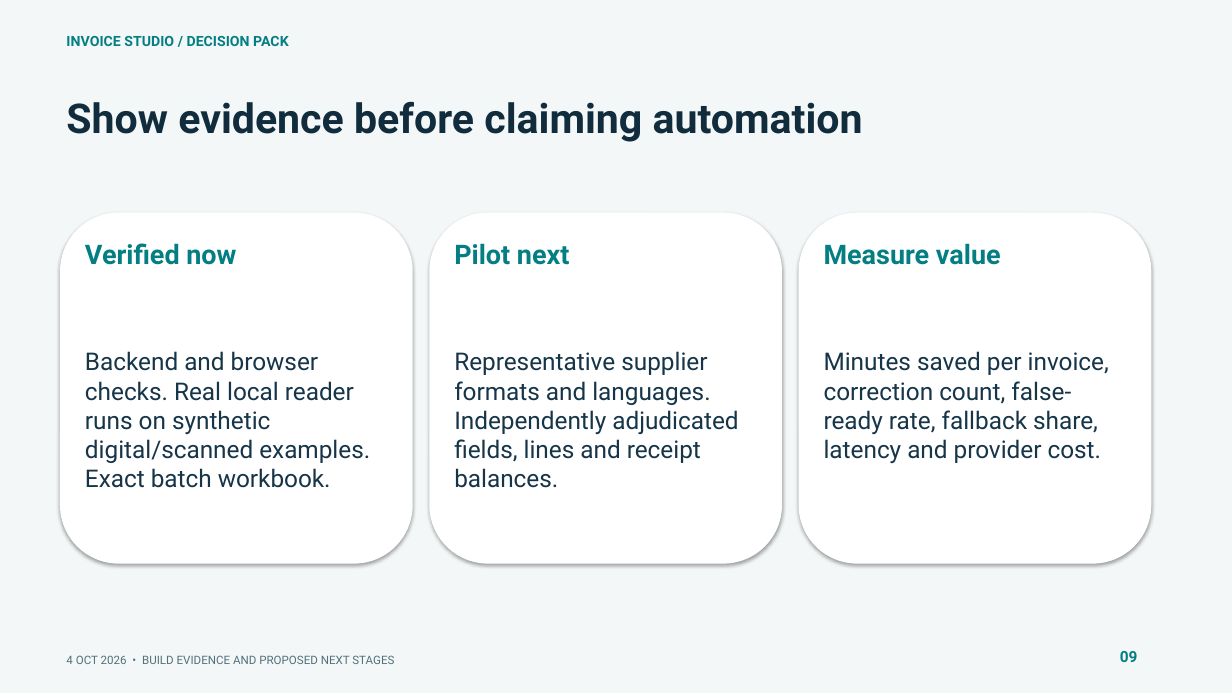
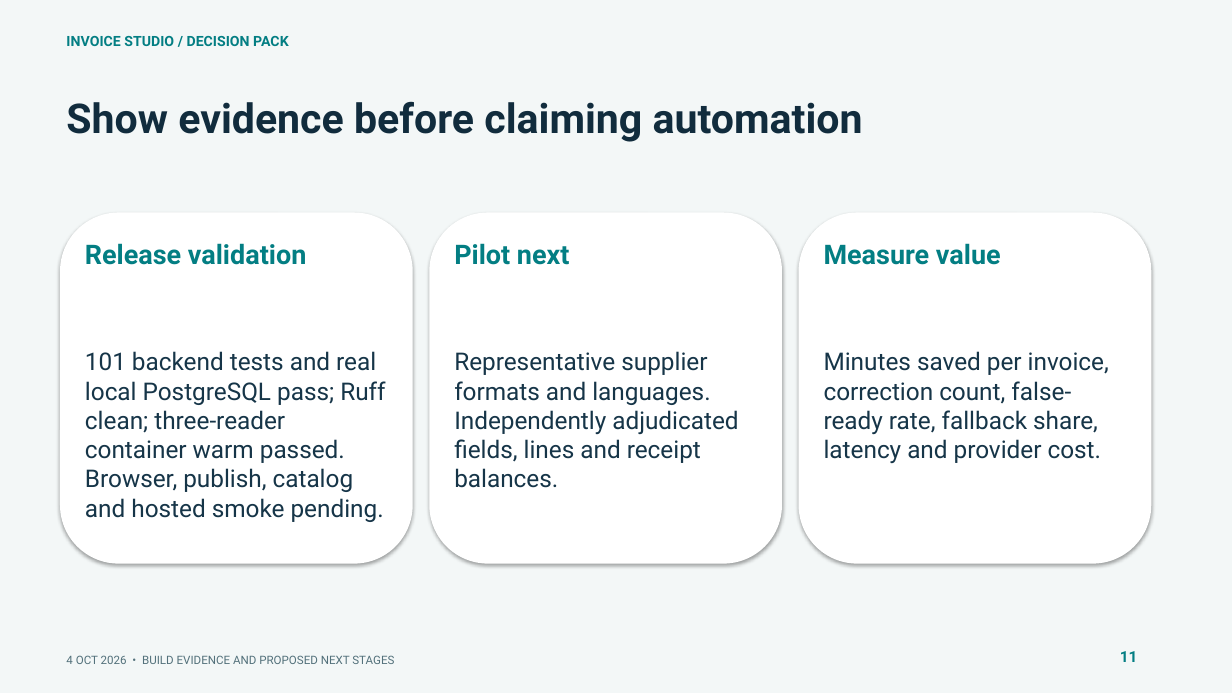
Before and after one commit to muttonkodibiriyani/Inv_studio, a slide deck: slide 11 of docs/delivery/Invoice_Studio_SLT.pptx (slide 9 before the commit). Drawn at 1232x693 pixels with LibreOffice and Linux fonts; fonts in the diff are those of the drawing. Boxes give left, top, right and bottom in pixels: in the first picture for what was removed or moved away, otherwise in the second. Text is boxed around its words. In the diff, an @@ line names an element or a change of style, - is before the commit and + after.

Commit message:
Add name-based reference discovery, manual workbook drafts and clearer extraction review

```diff
--- a/docs/delivery/Invoice_Studio_SLT.pptx
+++ b/docs/delivery/Invoice_Studio_SLT.pptx
@@ text at (85, 243, 306, 265): text changed @@
-Verified now
+Release validation
@@ text at (85, 351, 385, 522): text changed @@
-Backend and browser checks. Real local reader runs on synthetic digital/scanned examples. Exact batch workbook.
+101 backend tests and real local PostgreSQL pass; Ruff clean; three-reader container warm passed. Browser, publish, catalog and hosted smoke pending.
@@ text at (1120, 651, 1138, 662): text changed @@
-09
+11
```
Also in this commit, not shown: 9 other slides changed, 2 slides added, 33 other files.
